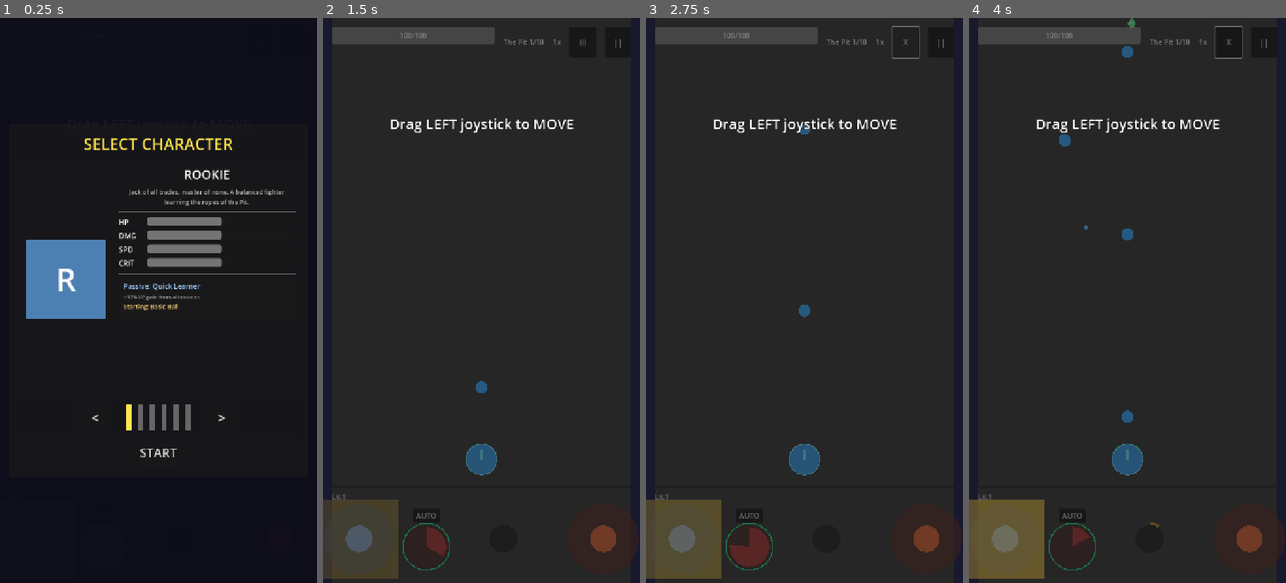
Above: before the commit, frames 1-4 (left to right).
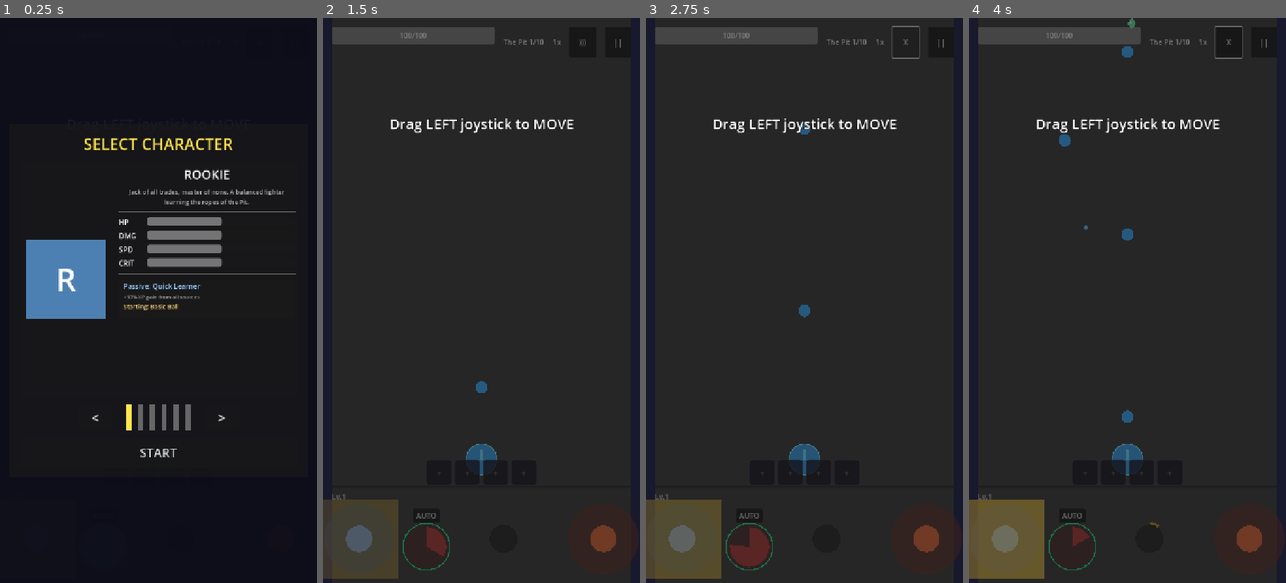
Above: after the commit, the same moments.

Repository: Randroids-Dojo/GoPit
Game: Godot game, scene res://scenes/game.tscn
Same seed, same stepped clock (60 frames per second), same inputs: the game is played once before the commit and once after it.
Inputs (mouse positions are in pixels of both pictures, inside the frame that each line leads up to):
- Up to frame 1 (0.25 s): no input
- Up to frame 2 (1.5 s): click "START" at 0.5 s; click "START" at 1.25 s
- Up to frame 3 (2.75 s): click ")))" at 2 s
- Up to frame 4 (4 s): drag from (1003, 537) to (1127, 458) at 2.77 s; drag from (1073, 549) to (1127, 458) at 3.52 s

The runs differ from the first frame. In frame 2, 0.2% of the frame differs, in the area x 45-55%, y 78-81%; in frame 3, 0.2%; in frame 4, 0.2%.

Commit message:
Add passive slots display UI to HUD
Displays 4 passive slots showing equipped passives and their current
level. Uses color-coded categories (offensive=red, defensive=green,
utility=blue, summoner=orange). First step toward full passive slot
system similar to ball slots.

Diff:
--- a/scenes/game.tscn
+++ b/scenes/game.tscn
@@ -1,6 +1,7 @@
-[gd_scene load_steps=23 format=3 uid="uid://game_scene"]
+[gd_scene load_steps=24 format=3 uid="uid://game_scene"]
 
 [ext_resource type="Script" path="res://scripts/game/game_controller.gd" id="1_controller"]
+[ext_resource type="Script" path="res://scripts/ui/passive_slots_display.gd" id="24_passive_slots"]
 [ext_resource type="PackedScene" uid="uid://player_scene" path="res://scenes/entities/player.tscn" id="16_player"]
 [ext_resource type="Script" path="res://scripts/effects/damage_vignette.gd" id="12_vignette"]
 [ext_resource type="Script" path="res://scripts/ui/tutorial_overlay.gd" id="13_tutorial"]
@@ -189,6 +190,22 @@
 text = "Lv.1"
 vertical_alignment = 1
 
+[node name="PassiveSlotsDisplay" type="HBoxContainer" parent="UI/HUD"]
+layout_mode = 1
+anchors_preset = 7
+anchor_left = 0.5
+anchor_top = 1.0
+anchor_right = 0.5
+anchor_bottom = 1.0
+offset_left = -130.0
+offset_top = -280.0
+offset_right = 130.0
+offset_bottom = -220.0
+grow_horizontal = 2
+grow_vertical = 0
+alignment = 1
+script = ExtResource("24_passive_slots")
+
 [node name="ComboLabel" type="Label" parent="UI/HUD"]
 layout_mode = 1
 anchors_preset = 5
--- /dev/null
+++ b/scripts/ui/passive_slots_display.gd
@@ -0,0 +1,166 @@
+extends HBoxContainer
+## Displays 4 passive slots in the HUD
+## Shows equipped passives and their current stack/level
+
+const MAX_SLOTS: int = 4
+
+# Slot container references (will be created dynamically)
+var _slots: Array[PanelContainer] = []
+
+# Colors for different passive categories
+const CATEGORY_COLORS := {
+	"offensive": Color(0.9, 0.3, 0.3),  # Red
+	"defensive": Color(0.3, 0.7, 0.3),  # Green
+	"utility": Color(0.3, 0.5, 0.9),    # Blue
+	"summoner": Color(0.9, 0.6, 0.2),   # Orange
+}
+
+# Map passives to categories
+const PASSIVE_CATEGORIES := {
+	# Offensive
+	0: "offensive",  # DAMAGE
+	4: "offensive",  # BALL_SPEED
+	7: "offensive",  # CRITICAL
+	# Defensive
+	2: "defensive",  # MAX_HP
+	# Utility
+	1: "utility",    # FIRE_RATE
+	3: "utility",    # MULTI_SHOT
+	5: "utility",    # PIERCING
+	6: "utility",    # RICOCHET
+	8: "utility",    # MAGNETISM
+	# Summoner
+	9: "summoner",   # LEADERSHIP
+}
+
+
+func _ready() -> void:
+	_create_slots()
+	_update_display()
+	# Connect to game signals for updates
+	if FusionRegistry:
+		# No signal for passive changes yet, so we'll poll or use a timer
+		pass
+
+
+func _create_slots() -> void:
+	"""Create the 4 passive slot containers"""
+	for i in MAX_SLOTS:
+		var slot := _create_slot_container()
+		add_child(slot)
+		_slots.append(slot)
+
+
+func _create_slot_container() -> PanelContainer:
+	"""Create a single slot container with label"""
+	var panel := PanelContainer.new()
+	panel.custom_minimum_size = Vector2(60, 60)
+
+	# Style the panel
+	var style := StyleBoxFlat.new()
+	style.bg_color = Color(0.15, 0.15, 0.2, 0.8)
+	style.corner_radius_top_left = 8
+	style.corner_radius_top_right = 8
+	style.corner_radius_bottom_left = 8
+	style.corner_radius_bottom_right = 8
+	style.border_width_left = 2
+	style.border_width_top = 2
+	style.border_width_right = 2
+	style.border_width_bottom = 2
+	style.border_color = Color(0.4, 0.4, 0.5, 0.8)
+	panel.add_theme_stylebox_override("panel", style)
+
+	# Add container for content
+	var vbox := VBoxContainer.new()
+	vbox.alignment = BoxContainer.ALIGNMENT_CENTER
+	vbox.add_theme_constant_override("separation", 2)
+	panel.add_child(vbox)
+
+	# Icon/letter label (short name)
+	var icon_label := Label.new()
+	icon_label.name = "IconLabel"
+	icon_label.horizontal_alignment = HORIZONTAL_ALIGNMENT_CENTER
+	icon_label.add_theme_font_size_override("font_size", 20)
+	icon_label.text = ""
+	vbox.add_child(icon_label)
+
+	# Level indicator
+	var level_label := Label.new()
+	level_label.name = "LevelLabel"
+	level_label.horizontal_alignment = HORIZONTAL_ALIGNMENT_CENTER
+	level_label.add_theme_font_size_override("font_size", 12)
+	level_label.add_theme_color_override("font_color", Color(0.7, 0.7, 0.7))
+	level_label.text = ""
+	vbox.add_child(level_label)
+
+	return panel
+
+
+func _update_display() -> void:
+	"""Update slot display based on current passives"""
+	if not FusionRegistry:
+		return
+
+	# Get top 4 passives by stack count (simulating "equipped" passives)
+	var equipped_passives := _get_top_passives(MAX_SLOTS)
+
+	for i in MAX_SLOTS:
+		var slot: PanelContainer = _slots[i]
+		var vbox: VBoxContainer = slot.get_child(0)
+		var icon_label: Label = vbox.get_node("IconLabel")
+		var level_label: Label = vbox.get_node("LevelLabel")
+		var style: StyleBoxFlat = slot.get_theme_stylebox("panel")
+
+		if i < equipped_passives.size():
+			var passive_data: Dictionary = equipped_passives[i]
+			var passive_type: int = passive_data["type"]
+			var stacks: int = passive_data["stacks"]
+
+			# Get passive info
+			var name: String = FusionRegistry.get_passive_name(passive_type)
+			var category: String = PASSIVE_CATEGORIES.get(passive_type, "utility")
+			var color: Color = CATEGORY_COLORS.get(category, Color.WHITE)
+
+			# Update icon (first 2 letters of name)
+			icon_label.text = name.substr(0, 2).to_upper()
+			icon_label.add_theme_color_override("font_color", color)
+
+			# Update level
+			level_label.text = "L%d" % stacks
+			level_label.visible = true
+
+			# Update border color to match category
+			style.border_color = color.lerp(Color.WHITE, 0.3)
+		else:
+			# Empty slot
+			icon_label.text = "+"
+			icon_label.add_theme_color_override("font_color", Color(0.4, 0.4, 0.4))
+			level_label.visible = false
+			style.border_color = Color(0.3, 0.3, 0.35, 0.6)
+
+
+func _get_top_passives(count: int) -> Array[Dictionary]:
+	"""Get top N passives by stack count"""
+	var all_passives: Array[Dictionary] = []
+
+	for passive_type in FusionRegistry.PassiveType.values():
+		var stacks := FusionRegistry.get_passive_stacks(passive_type)
+		if stacks > 0:
+			all_passives.append({
+				"type": passive_type,
+				"stacks": stacks
+			})
+
+	# Sort by stacks (highest first)
+	all_passives.sort_custom(func(a, b): return a["stacks"] > b["stacks"])
+
+	# Return top N
+	var result: Array[Dictionary] = []
+	for i in mini(count, all_passives.size()):
+		result.append(all_passives[i])
+	return result
+
+
+func refresh() -> void:
+	"""Public method to refresh display"""
+	_update_display()
Not shown, added: tests/test_passive_slots.py
